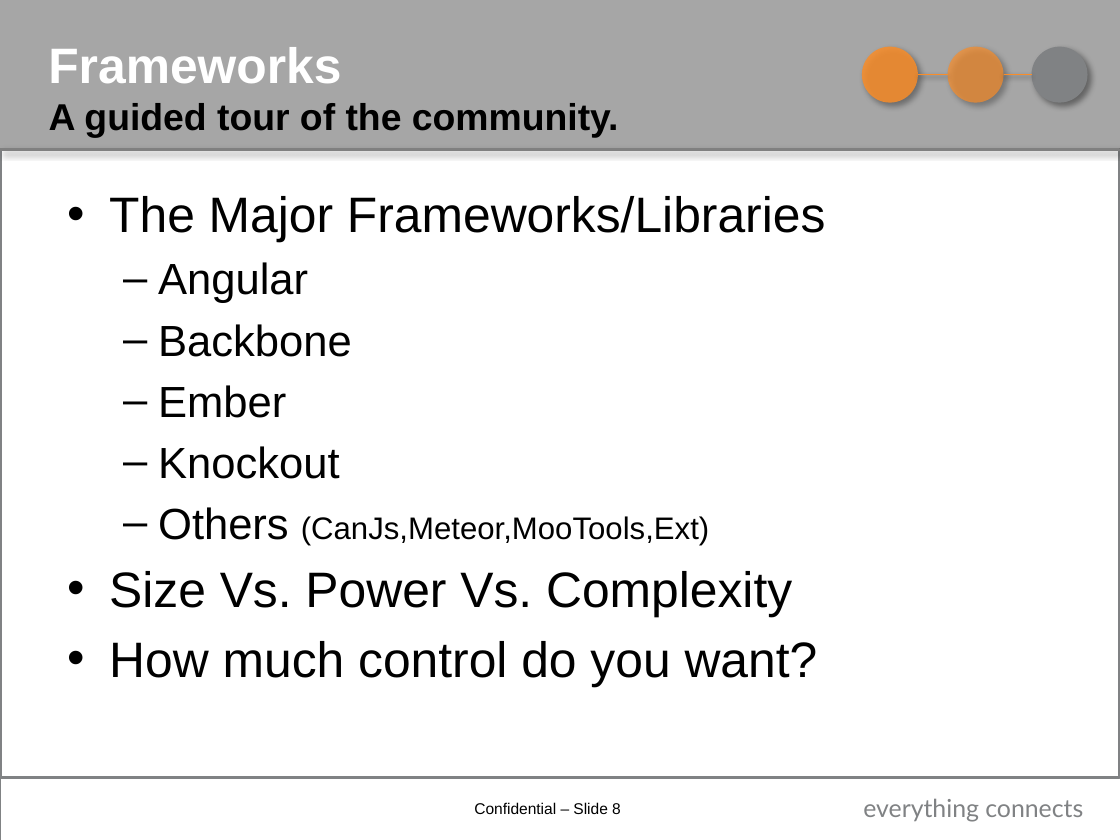
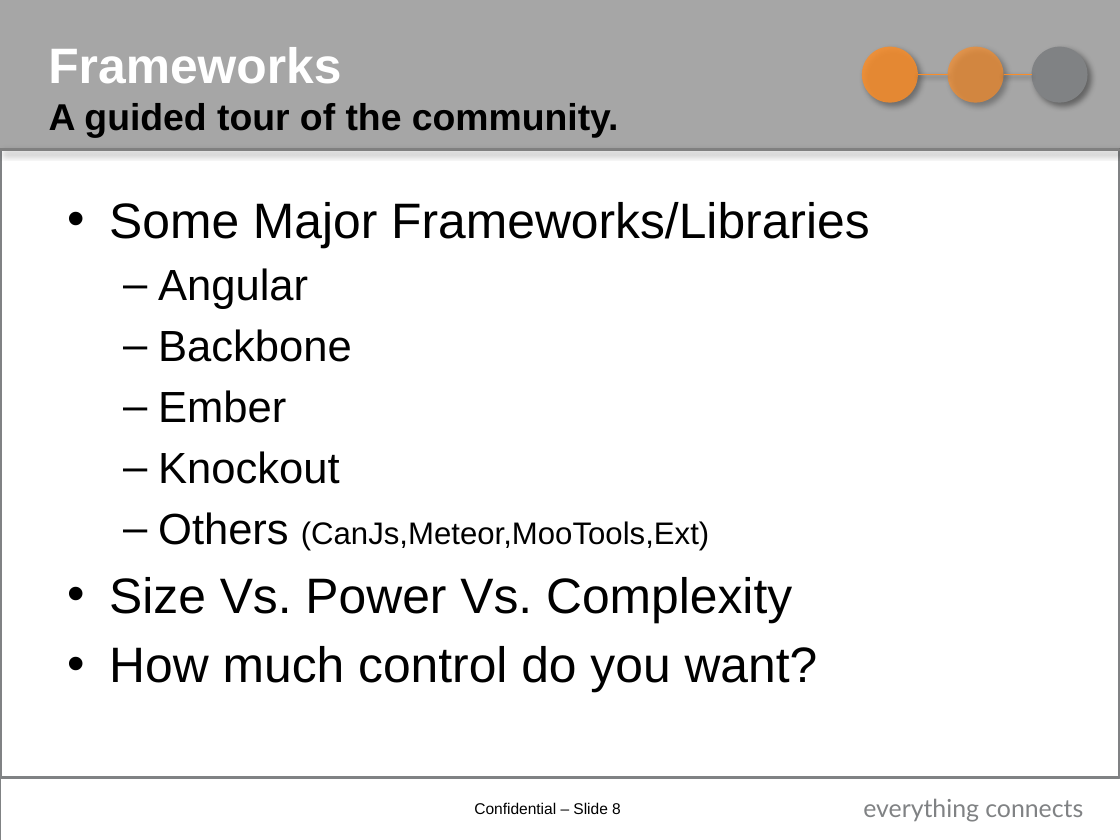
Before and after one commit to georgefrick/BBWorkshopKnockout, a slide deck: slide 8 of presentation/SPA_workshop.pptx. Drawn at 1120x840 pixels with LibreOffice and Linux fonts; fonts in the diff are those of the drawing; background and template pictures are left out. Boxes give left, top, right and bottom in pixels: in the first picture for what was removed or moved away, otherwise in the second. Text is boxed around its words. In the diff, an @@ line names an element or a change of style, - is before the commit and + after.

```diff
--- a/presentation/SPA_workshop.pptx
+++ b/presentation/SPA_workshop.pptx
@@ text at <box>109,202,869,248</box>: text changed @@
-• The Major Frameworks/Libraries
+• Some Major Frameworks/Libraries
```
Also in this commit, not shown: 4 other slides changed, 4 other files.
